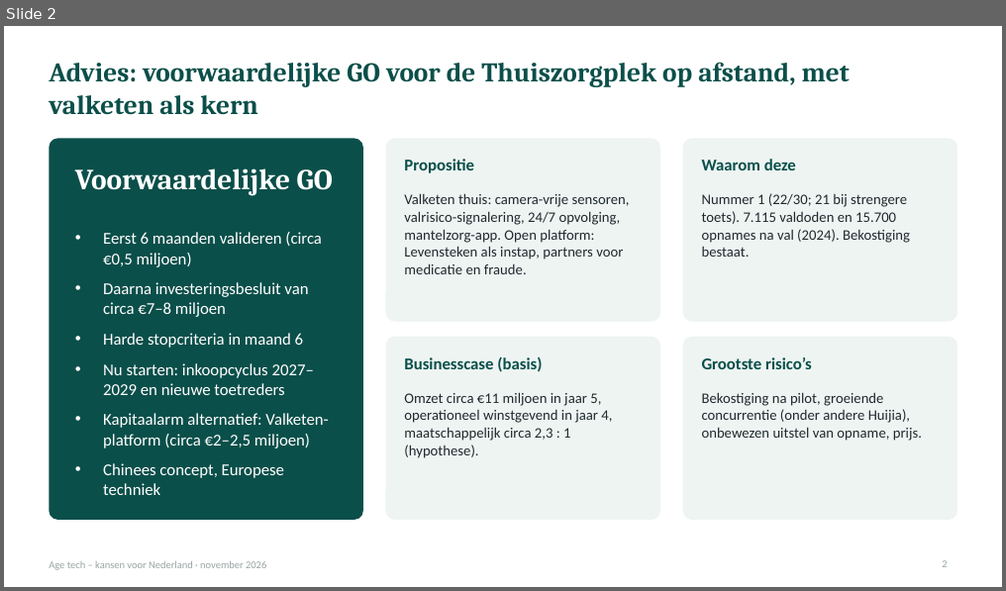
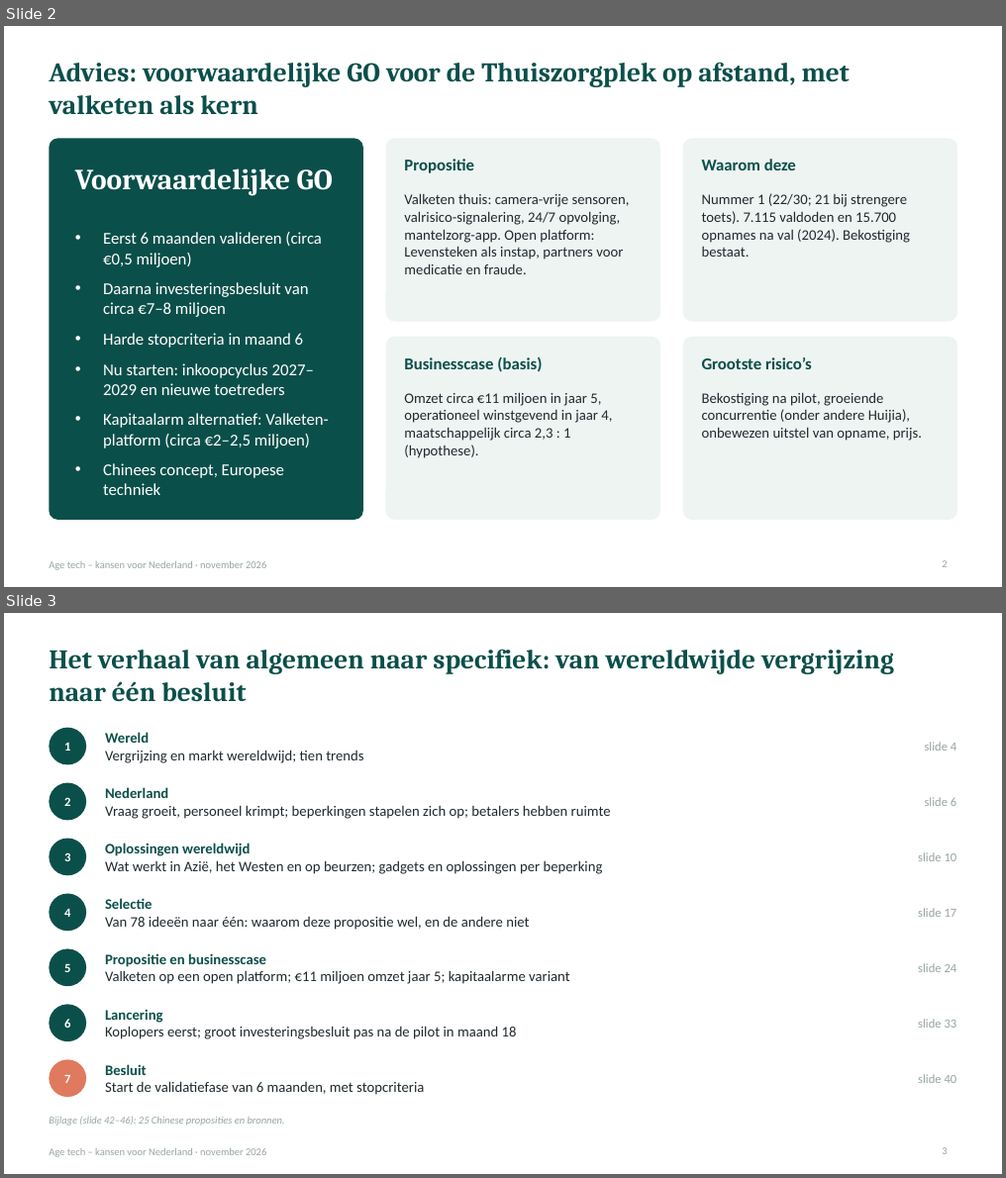
Before and after one commit to robruijn/Four-Seasons-Rome-2026, a slide deck: AgeTech_kansen_Nederland.pptx. Shown one above the other, each under a label of ours: slide 2 before the commit, slides 2 and 3 after it. The pictures are 1006x591 and 1006x1178 pixels, drawn with LibreOffice and Linux fonts; fonts in the diff are those of the drawing. Boxes give left, top, right and bottom in pixels: in the first picture for what was removed or moved away, otherwise in the second. Text is boxed around its words. In the diff, an @@ line names an element or a change of style, - is before the commit and + after.

```diff
--- a/AgeTech_kansen_Nederland.pptx
+++ b/AgeTech_kansen_Nederland.pptx
@@ slide 3 added at <box>4,613,1002,1174</box>, background #FFFFFF; not listed: 1 template element that a slide beside it also shows @@
@@ title added at <box>49,649,894,702</box>, 26 pt, text #0B4F4A, bold @@
+Het verhaal van algemeen naar specifiek: van wereldwijde vergrijzing naar één besluit
@@ ellipse added at <box>49,728,86,765</box>, fill #0B4F4A @@
@@ text added at <box>64,743,70,751</box>, 12 pt, text #FFFFFF, bold @@
+1
@@ text added at <box>105,732,363,763</box>, 14 pt, text #1F2A2E @@
+Wereld
+Vergrijzing en markt wereldwijd; tien trends
@@ text added at <box>925,742,956,751</box>, 12 pt, text #98A6A4 @@
+slide 4
@@ ellipse added at <box>49,783,86,820</box>, fill #0B4F4A @@
@@ text added at <box>105,787,611,819</box>, 14 pt, text #1F2A2E @@
+Nederland
+Vraag groeit, personeel krimpt; beperkingen stapelen zich op; betalers hebben ruimte
@@ text added at <box>64,797,70,806</box>, 12 pt, text #FFFFFF, bold @@
+2
@@ text added at <box>925,797,956,806</box>, 12 pt, text #98A6A4 @@
+slide 6
@@ ellipse added at <box>49,839,86,875</box>, fill #0B4F4A @@
@@ text added at <box>105,843,603,874</box>, 14 pt, text #1F2A2E @@
+Oplossingen wereldwijd
+Wat werkt in Azië, het Westen en op beurzen; gadgets en oplossingen per beperking
@@ text added at <box>64,853,70,861</box>, 12 pt, text #FFFFFF, bold @@
+3
@@ text added at <box>918,853,957,861</box>, 12 pt, text #98A6A4 @@
+slide 10
@@ ellipse added at <box>49,894,86,931</box>, fill #0B4F4A @@
@@ text added at <box>64,908,70,917</box>, 12 pt, text #FFFFFF, bold @@
+4
@@ text added at <box>105,898,529,930</box>, 14 pt, text #1F2A2E @@
+Selectie
+Van 78 ideeën naar één: waarom deze propositie wel, en de andere niet
@@ text added at <box>918,908,957,917</box>, 12 pt, text #98A6A4 @@
+slide 17
@@ ellipse added at <box>49,950,86,986</box>, fill #0B4F4A @@
@@ text added at <box>64,964,70,972</box>, 12 pt, text #FFFFFF, bold @@
+5
@@ text added at <box>105,954,570,984</box>, 14 pt, text #1F2A2E @@
+Propositie en businesscase
+Valketen op een open platform; €11 miljoen omzet jaar 5; kapitaalarme variant
@@ text added at <box>918,963,957,972</box>, 12 pt, text #98A6A4 @@
+slide 24
@@ ellipse added at <box>49,1004,86,1042</box>, fill #0B4F4A @@
@@ text added at <box>64,1019,70,1028</box>, 12 pt, text #FFFFFF, bold @@
+6
@@ text added at <box>105,1009,517,1040</box>, 14 pt, text #1F2A2E @@
+Lancering
+Koplopers eerst; groot investeringsbesluit pas na de pilot in maand 18
@@ text added at <box>918,1019,957,1028</box>, 12 pt, text #98A6A4 @@
+slide 33
@@ ellipse added at <box>49,1059,86,1097</box>, fill #E07A5F @@
@@ text added at <box>64,1075,70,1083</box>, 12 pt, text #FFFFFF, bold @@
+7
@@ text added at <box>105,1064,424,1095</box>, 14 pt, text #1F2A2E @@
+Besluit
+Start de validatiefase van 6 maanden, met stopcriteria
@@ text added at <box>918,1074,957,1083</box>, 12 pt, text #98A6A4 @@
+slide 40
@@ text added at <box>49,1117,285,1126</box>, 10 pt, text #98A6A4, italic @@
+Bijlage (slide 42–46): 25 Chinese proposities en bronnen.
@@ page number added at <box>942,1148,946,1155</box>, 10 pt, text #98A6A4 @@
+3
```
Also in this commit, not shown: 11 slides changed, 2 other slides added, 1 slide removed.
